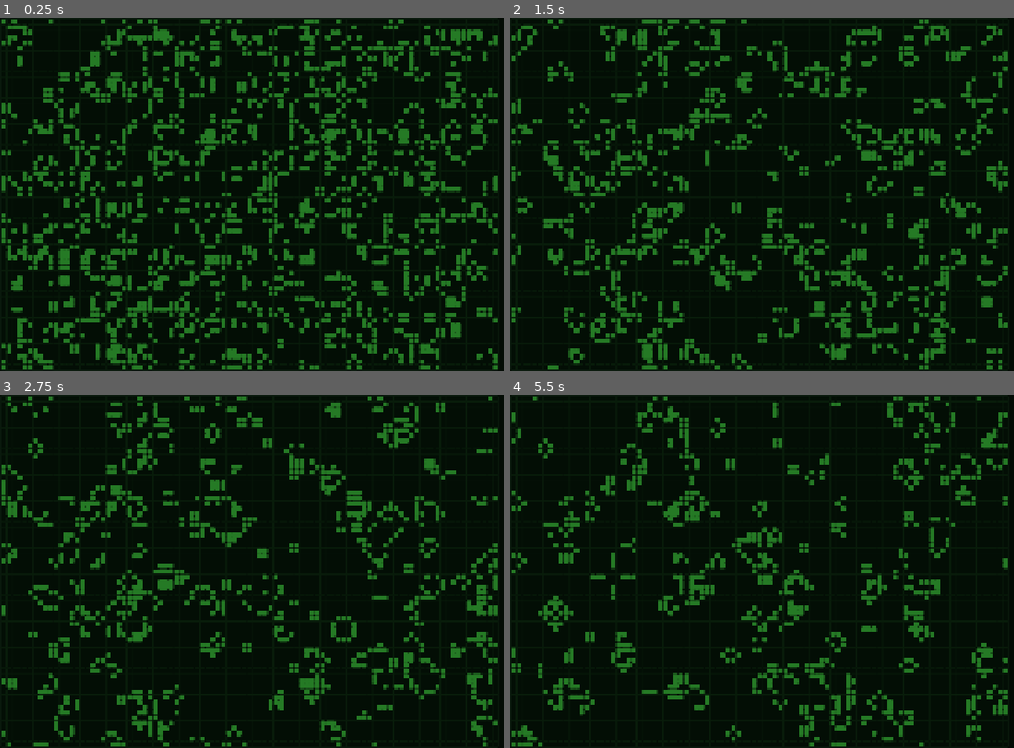
Above: before the commit, frames 1-4 (two rows, left to right).
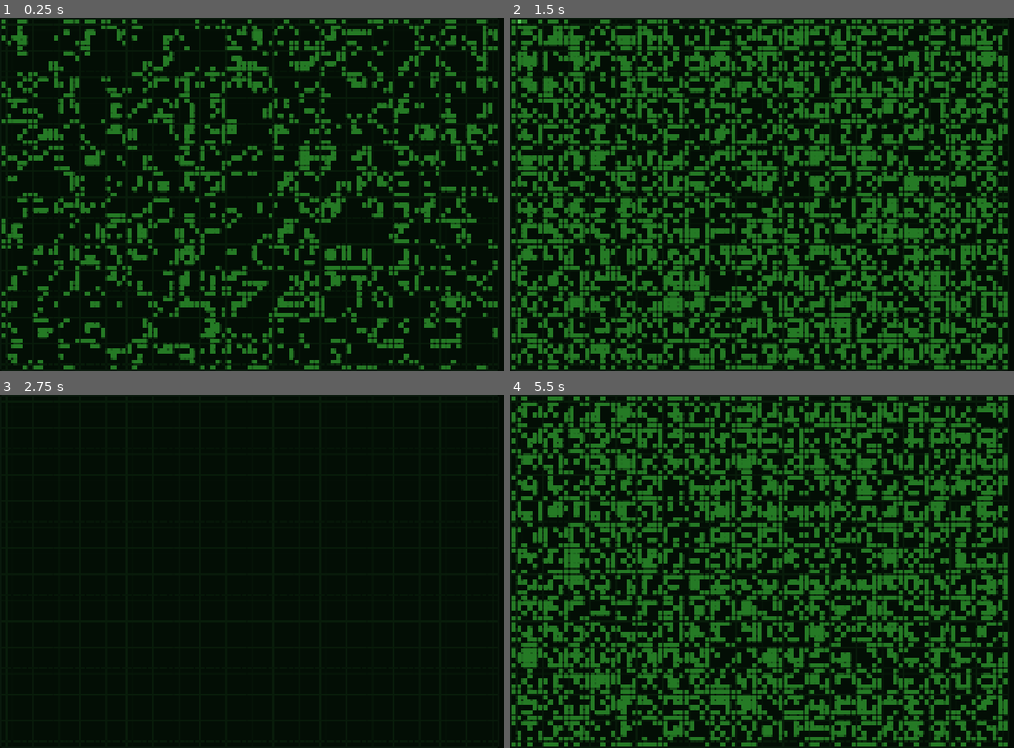
Above: after the commit, the same moments.

Repository: MrKligson/game-of-life
Game: Godot game, scene res://game_of_life.tscn
The game is run twice, just before and just after one commit, with the same random seed, the same clock (stepped at 60 frames per second) and the same inputs.
Inputs (mouse positions are in pixels of both pictures, inside the frame that each line leads up to):
- Up to frame 1 (0.25 s): no input
- Up to frame 2 (1.5 s): move the mouse to (515, 21) at 0.52 s; hold C (clear) 0.53-1.28 s; click (515, 21) at 0.67 s; tap R (randomise) at 0.8, 1.35 s; move the mouse to (520, 21) at 1.27 s; click (520, 21) at 1.42 s
- Up to frame 3 (2.75 s): tap Space (toggle_edit_mode) at 1.55 s; move the mouse to (15, 398) at 2.02 s; hold Space (toggle_edit_mode) from 2.03 s (still down); click (15, 398) at 2.17 s; tap C (clear) at 2.3 s
- Up to frame 4 (5.5 s): move the mouse to (530, 398) at 2.77 s; release Space (toggle_edit_mode) at 2.78 s; tap C (clear) at 2.85, 4.55 s; click (530, 398) at 2.92 s; tap R (randomise) at 3.05, 5.3 s; move the mouse to (535, 398) at 3.52 s; hold R (randomise) 3.53-4.28 s; click (535, 398) at 3.67 s; tap Space (toggle_edit_mode) at 3.8, 4.35 s; tap F (toggle_fullscreen) at 4.15 s; move the mouse to (540, 398) at 4.27 s; click (540, 398) at 4.42 s; move the mouse to (545, 398) at 5.02 s; hold C (clear) from 5.03 s (still down); click (545, 398) at 5.17 s

The runs differ from the first frame. In frame 1, 33% of the frame differs, in the area x 0-99%, y 0-100%; in frame 2, 43%; in frame 3, 13%; in frame 4, 44%.

Commit message:
fixes and stuff
it's late...

Diff:
--- a/game_of_life.gd
+++ b/game_of_life.gd
@@ -4,7 +4,7 @@
 const RandomiseGrid = true
 const UpdateTick = 0.085
 
-var write_buffer := BitMap.new()
+var write_buffer: BitMap
 
 @onready var grid: Grid = $Grid
 @onready var update_timer: Timer = $UpdateTimer
@@ -13,9 +13,7 @@
 func _ready() -> void:
 	State.edit_mode_changed.connect(_on_edit_mode_changed)
 	DisplayServer.window_set_min_size(Vector2i(1920, 1080))
-	write_buffer.create(GridLayout)
-	grid.initialise(GridLayout, write_buffer, RandomiseGrid)
-	grid.update_from_buffer()
+	write_buffer = grid.initialise(GridLayout, RandomiseGrid)
 	if not RandomiseGrid:
 		State.toggle_edit_mode()
 	else:
@@ -37,19 +35,29 @@
 	if event.is_action_pressed("toggle_edit_mode"):
 		State.toggle_edit_mode()
 	elif event.is_action_pressed("clear"):
-		pass
+		grid.clear()
+		State.toggle_edit_mode()
 	elif event.is_action_pressed("randomise"):
-		pass
+		grid.randomise()
 	elif event.is_action_pressed("quit"):
+		quit()
+	elif event.is_action_pressed("toggle_fullscreen"):
+		toggle_fullscreen()
+	else: return
+
+	get_viewport().set_input_as_handled()
+
+
+func quit() -> void:
 		get_tree().root.propagate_notification(NOTIFICATION_WM_CLOSE_REQUEST)
 		get_tree().quit()
-	elif event.is_action_pressed("toggle_fullscreen"):
+
+
+func toggle_fullscreen() -> void:
 		if DisplayServer.window_get_mode() == DisplayServer.WINDOW_MODE_FULLSCREEN:
 			DisplayServer.window_set_mode(DisplayServer.WINDOW_MODE_WINDOWED)
 		else:
 			DisplayServer.window_set_mode(DisplayServer.WINDOW_MODE_FULLSCREEN)
-	else: return
-	get_viewport().set_input_as_handled()
 
 
 func _on_edit_mode_changed(edit_mode: bool) -> void:
--- a/game_of_life.tscn
+++ b/game_of_life.tscn
@@ -29,7 +29,7 @@
 position = Vector2(4, 4)
 script = ExtResource("2_i6ly2")
 
-[node name="Panel" type="Panel" parent="Grid" unique_id=2031904757]
+[node name="Background" type="Panel" parent="Grid" unique_id=2031904757]
 process_mode = 4
 offset_left = -3.0
 offset_top = -3.0
--- a/grid/cell.gd
+++ b/grid/cell.gd
@@ -37,7 +37,7 @@
 	position = location * size.x
 
 	if random:
-		is_alive = _random()
+		randomise()
 	else:
 		is_alive = false
 
@@ -52,6 +52,7 @@
 func update(args: Array) -> void:
 	var cells: BitMap = args[0]
 	is_alive = cells.get_bitv(location)
+
 	live_neighbour_count = 0
 	for neighbour: Vector2i in _neighbours:
 		live_neighbour_count += 1 if cells.get_bitv(neighbour) else 0
@@ -63,8 +64,8 @@
 		sprite.frame += _mouse
 
 
-func _random() -> bool:
-	return randf() < 0.5
+func randomise() -> void:
+	is_alive = randf() < 0.5
 
 
 func _on_edit_mode_changed(edit_mode: bool) -> void:
--- a/grid/grid.gd
+++ b/grid/grid.gd
@@ -3,23 +3,37 @@
 
 const CellScene = preload("uid://b6sgdycytyy1a")
 
+var _write_buffer := BitMap.new()
 var _layout: Vector2i
-var _write_buffer: BitMap
 
-@onready var panel: Panel = $Panel
+@onready var background: Panel = $Background
 
 
-func initialise(layout: Vector2i, buffer: BitMap, randomise: bool = true) -> void:
+func initialise(layout: Vector2i, random: bool = true) -> BitMap:
 	_layout = layout
-	_write_buffer = buffer
+	_write_buffer.create(layout)
 	for y: int in layout.y:
 		for x: int in layout.x:
 			var cell: Cell = CellScene.instantiate()
 			add_child(cell)
-			cell.initialise(Vector2i(x, y), layout, randomise)
+			cell.initialise(Vector2i(x, y), layout, random)
 			cell.is_alive_changed.connect(_on_cell_is_alive_changed)
 			_write_buffer.set_bitv(cell.location, cell.is_alive)
-	panel.size = layout * (get_child(1) as Cell).size + Vector2i(6, 6)
+	update_from_buffer()
+	background.size = layout * (get_child(1) as Cell).size + Vector2i(6, 6)
+	return _write_buffer
+
+
+func clear() -> void:
+	_write_buffer.create(_layout)
+	update_from_buffer()
+
+
+func randomise() -> void:
+	for cell: Cell in get_children().slice(1):
+		cell.randomise()
+		_write_buffer.set_bitv(cell.location, cell.is_alive)
+	update_from_buffer()
 
 
 func update_from_buffer() -> void:
